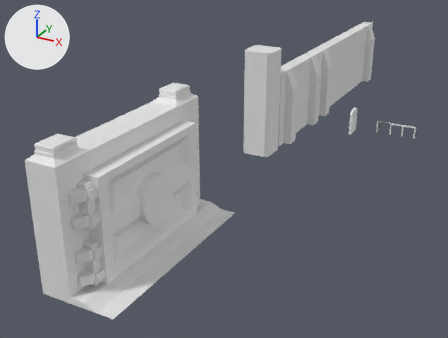
Renders of the Blender file Jacob Blender/Jacob_Envirronment.blend from each side of a commit.
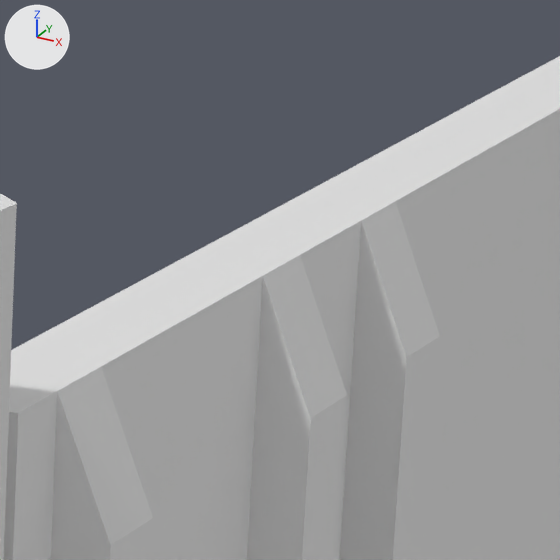
The first picture shows the older version from a 50 mm lens placed at (19.5, -42.8, 18.3), pointed at (-1.1, -5.3, -0.4). The close-ups show both versions on the part from 62% to 77% of the width and 7% to 27% of the height of that picture; other places that the commit changed are outside them. The lights are fixed; the arrows at upper left show +X, +Y and +Z.

Names of what the first close-up shows: 'Level_2_Pillar', 'Level_2_Wall_Default_4x3x1', 'Level_2_Wall_Default_8x3x1'.
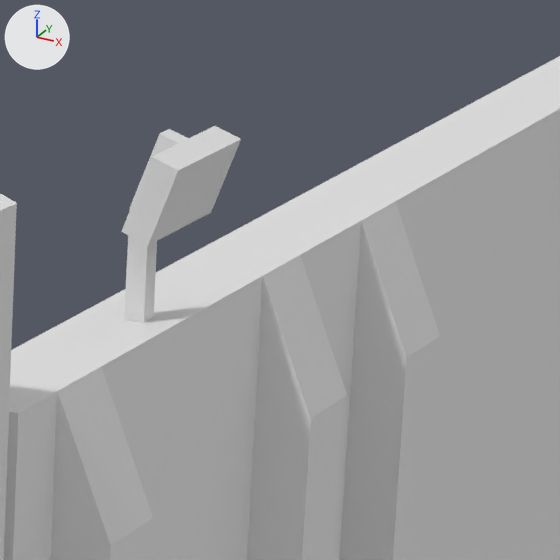
Pixel boxes [x1, y1, x2, y2] of what changed, in the close-ups (560 x 560 px):
'FloodLight', added
    after: [121, 126, 241, 323]
'Light', added
    after: [152, 145, 237, 240]

Edits to the bpy script that builds the scene:
```text
Add me_cube_022:
    me_cube_022.from_pydata([(0.4, -0.75, -0.46), (0.64, -0.75, 0.2), (0.4, 0.75, -0.46), (0.64, 0.75, 0.2), (0.4, 0.12, -0.46), (0.4, -0.12, -0.46), (0.64, -0.12, 0.2), (0.64, 0.12, 0.2)], [], [(5, 6, 1, 0), (2, 3, 7, 4), (6, 5, 4, 7)])
    me_cube_022.materials.append(mat_tilesetconstruct_001)  # its picture is missing
Add me_cube_013:
    me_cube_013.from_pydata(...)  # 168 vertices, 163 faces; spans x -0.11..0.65, y -0.8..0.8, z -2.22..0.42
    me_cube_013.materials.append(mat_tilesetconstruct_001)  # its picture is missing
Add ob_light:
    ob_light = bpy.data.objects.new('Light', me_cube_022)
    ob_light.parent = ob_floodlight
    ob_light.matrix_parent_inverse = Matrix(((1.0, 0.0, 0.0, -0.6), (0.0, 1.0, 0.0, -3.813), (0.0, 0.0, 1.0, -7.387), (0.0, 0.0, 0.0, 1.0)))
    ob_light.location = (0.6, 3.813, 7.387)
Add ob_floodlight:
    ob_floodlight = bpy.data.objects.new('FloodLight', me_cube_013)
    ob_floodlight.location = (0.6, 3.813, 7.387)
```
